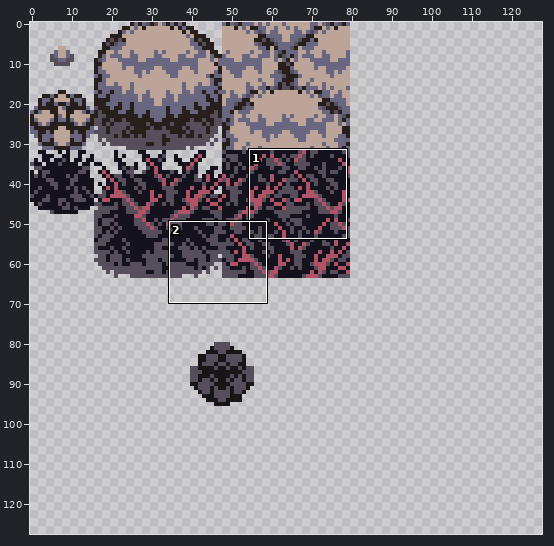
Pixel-art file -- Assets/Sprites/Grasslands/Grasslands_Foliage.aseprite. Above: a wide view before the commit, with the close-up outlined.
Close-up. Earlier state:
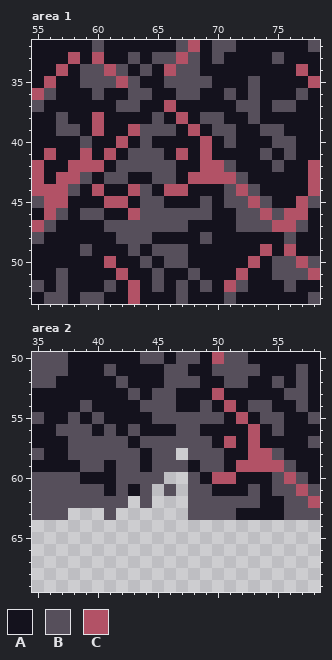
128x128 pixels, 1 frame. Shown: area 1: x 55..78, y 32..53; area 2: x 35..58, y 50..69. The commit also changed other parts of the picture, which this record leaves out.
Palette (. is transparent): A #14121d  B #564f5b  C #b25266
Pixels before, area 1, first column x 55:
32 AAAAABAAAAAABCABBAAAAAAB
33 AAACACAABABBCBABAAAABAAA
34 AACABBCBABACBBAAAAAAAACA
35 ACAABBBCBAABBBBAAABAAAAC
36 CBAAABAABBAABBAABABAAABA
37 BAAAAAABBAACAAAAABBABBAA
38 AABAACAAAABACABBAABAAAAA
39 AABBACAACBBBACABBAABBAAA
40 AAAABAACABAAAACABAAABBAA
41 ACAACACABBBACACAAAABABAA
42 CAACCCABBBBBAACCBAAABAAC
43 CACCBABBAABBACCCCBAAAAAC
44 CCCBACAACBACCAAABCBAAAAC
45 BCCAAACCABBAAABABBCBAACB
46 ACBABBAACBBBBBBAABBCBCCA
47 CBAAAABBBBBBBAAAABBBCCBA
48 BAAAAAABBBAAAABAAAAAABAA
49 AAAABAAABABBBAAAAAACACAA
50 AAAAAACAABABBAAAAACABBCB
51 AABAAAACAABAABAAACAABBBC
52 BABAAABACABABABACBAAABAA
53 ABBABBAACAAABAAABAAAAAAB
Pixels before, area 2, first column x 35:
50 BBBAAAAAABBABBACBBAAAAAA
51 BBBAAABAAAABBAABBBBAAABA
52 BBAAAAABAAABBBAABBAABABA
53 AAAAAAAABABBAAACAAAAABBA
54 AAAABAAAABBBAABACABBAABA
55 BAABABAAAABBBBBBACABBAAB
56 AABBBABABAAABBAAAACABAAA
57 AAABBBBBABBBBBBACACAAAAB
58 BAABBBBBBABB.BBBAACCBAAA
59 AAAABBABBABBBABBACCCCBAA
60 BBBBAAABBBB..BACCAAABCBA
61 BBBBBBABAB.B.BBAAABABBCB
62 BBBBBBBB.B...BBBBBBAABBC
63 BBB...B......BBBBAAAABBB
After the commit:
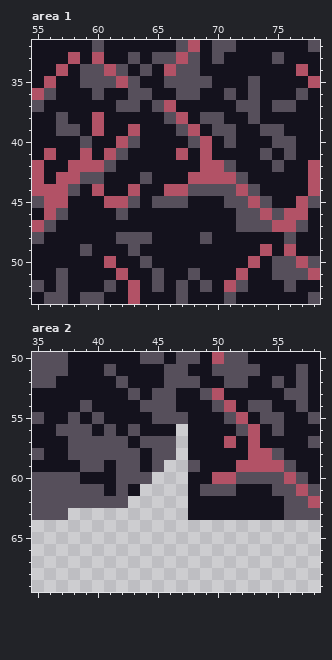
From old to new:
Changed rows in their new state; - is an unchanged pixel.
Area 1:
first column x 59:
37 ------B-----
38 ------AB----
39 -----AAAB---
40 ----BA---B--
41 ---BAAA-----
42 --BAAAAA----
43 -BAA-BAA----
44 -----A---BBB
45 ----BA-BB-A-
46 AA-BAAAAAAA-
47 --AAAAAAA---
49 ------AAA---
50 -------AA---
Area 2:
first column x 41:
53 --------B-----
54 --------AB----
55 -------AAAB---
56 ------.A---B--
57 ------.AA-----
58 -------AAA----
59 -----..BAA----
60 ----.--A---BBB
61 ---.-.-A-BB-A-
62 ---.---AAAAAA-
63 .------AAAA---
Pixel boxes of the changes (left, top, right, bottom) in both close-ups:
changed: (80, 100, 224, 268)
changed: (104, 388, 272, 520)
